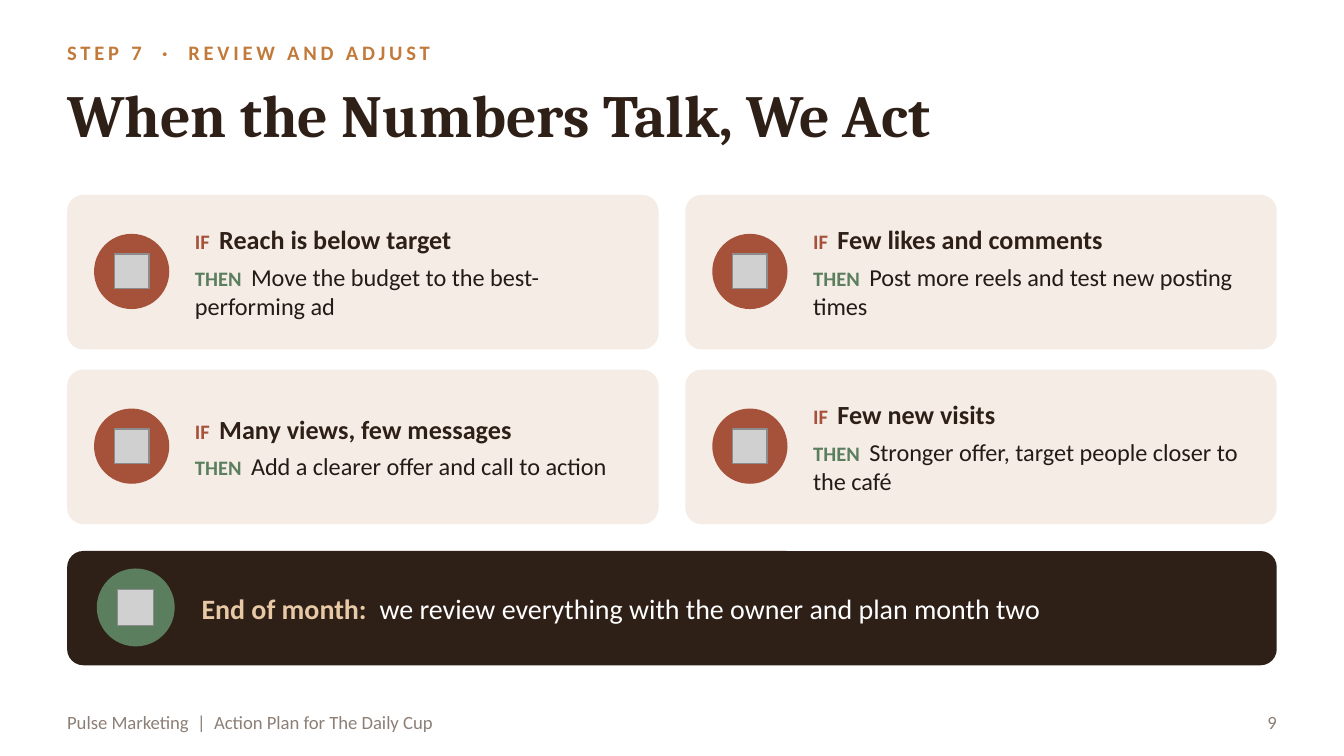
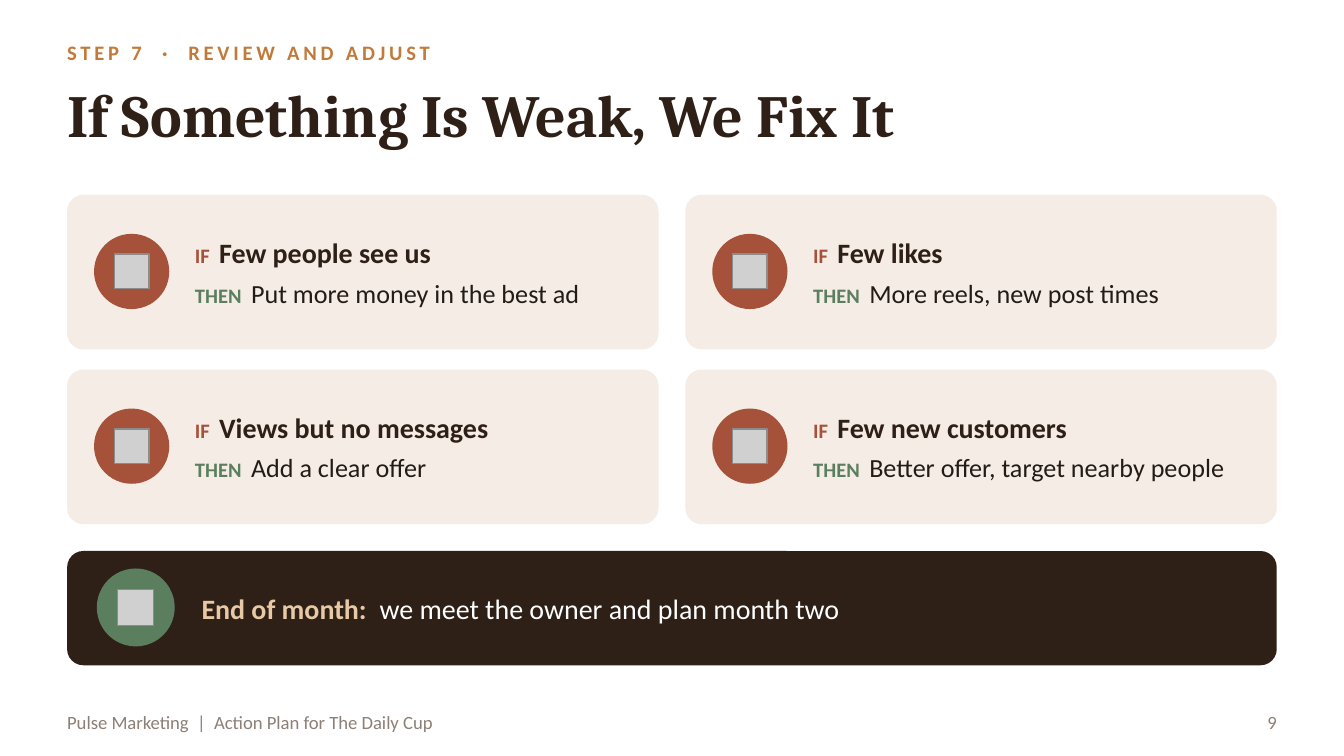
Before and after one commit to RahmaOshba/RahmaOshba, a slide deck: slide 9 of The_Daily_Cup_Action_Plan.pptx. Drawn at 1344x756 pixels with LibreOffice and Linux fonts; fonts in the diff are those of the drawing; grey boxes stand for pictures. Boxes give left, top, right and bottom in pixels: in the first picture for what was removed or moved away, otherwise in the second. Text is boxed around its words. In the diff, an @@ line names an element or a change of style, - is before the commit and + after.

```diff
--- a/The_Daily_Cup_Action_Plan.pptx
+++ b/The_Daily_Cup_Action_Plan.pptx
@@ title at (67, 94, 894, 150): text changed @@
-When the Numbers Talk, We Act
+If Something Is Weak, We Fix It
@@ text at (195, 243, 579, 308): text changed; size 13 to 14 pt @@
-IF Reach is below target
-THEN Move the budget to the best-performing ad
+IF Few people see us
+THEN Put more money in the best ad
@@ text at (813, 243, 1159, 308): text changed; size 13 to 14 pt @@
-IF Few likes and comments
-THEN Post more reels and test new posting times
+IF Few likes
+THEN More reels, new post times
@@ text at (195, 418, 488, 477): text changed; size 13 to 15 pt; text colour #231B16 to #2E1F17; bold on @@
-IF Many views, few messages
-THEN Add a clearer offer and call to action
+IF Views but no messages
+THEN Add a clear offer
@@ text at (813, 420, 1224, 482): text changed; size 13 to 14 pt @@
-IF Few new visits
-THEN Stronger offer, target people closer to the café
+IF Few new customers
+THEN Better offer, target nearby people
@@ text at (202, 599, 839, 624): text changed @@
-End of month: we review everything with the owner and plan month two
+End of month: we meet the owner and plan month two
```
Also in this commit, not shown: 10 other slides changed, 1 other file.
